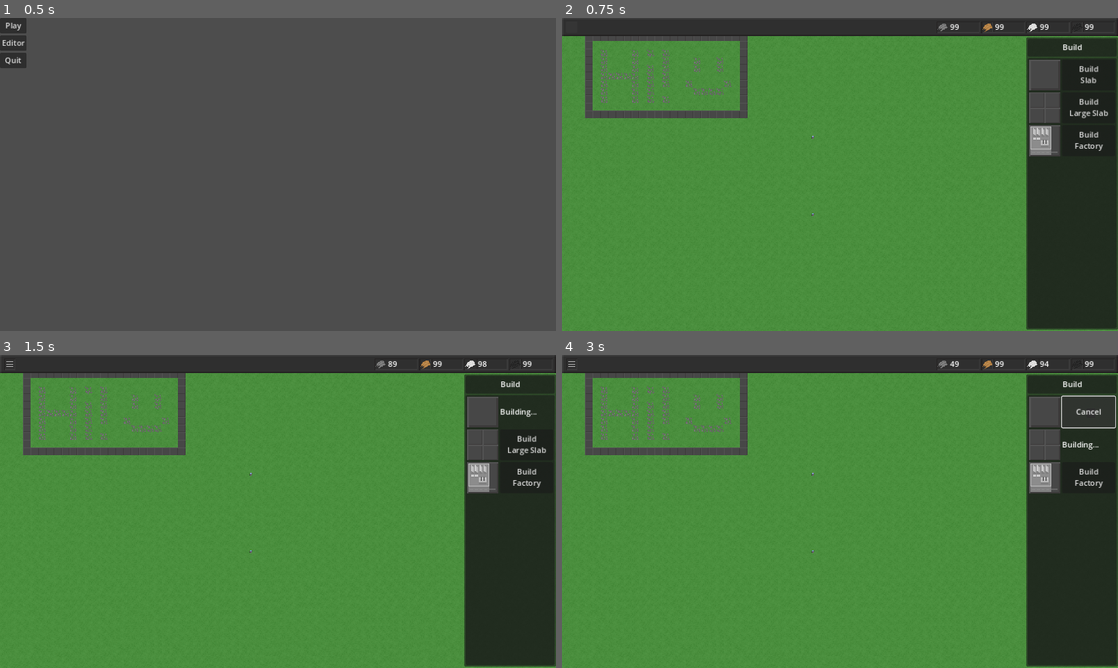
Above: before the commit, frames 1-4 (two rows, left to right).
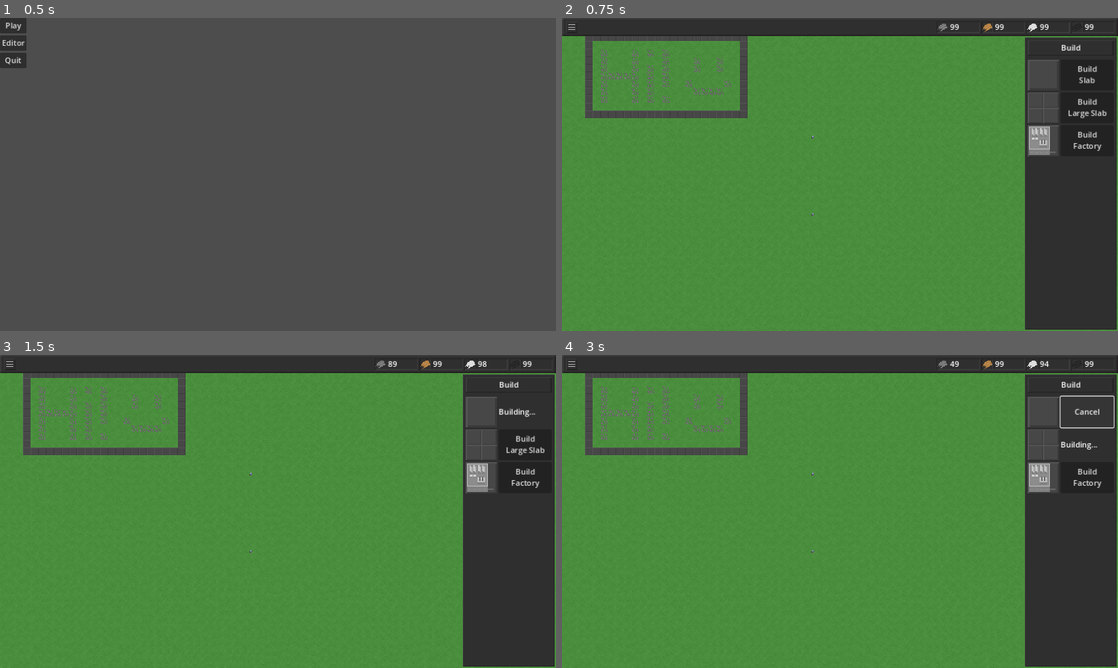
Above: after the commit, the same moments.

Repository: wssuomi/pirate-jam-14
Game: Godot game, scene res://scenes/main_menu.tscn
Same seed, same stepped clock (60 frames per second), same inputs: the game is played once before the commit and once after it.
Inputs:
- Up to frame 1 (0.5 s): no input
- Up to frame 2 (0.75 s): click "Play" at 0.5 s
- Up to frame 3 (1.5 s): click "Build Slab" at 1.25 s
- Up to frame 4 (3 s): click "Build Large Slab" at 2 s; click "Place" at 2.75 s

Frame 1 is identical in both runs. In frame 2, 1.5% of the frame differs, in the area x 1-100%, y 2-100%; in frame 3, 1.5%; in frame 4, 1.5%, in the area x 0-100%, y 1-100%.

Commit message:
added more menu sprites

Diff:
--- a/scenes/game.tscn
+++ b/scenes/game.tscn
@@ -1,9 +1,11 @@
-[gd_scene load_steps=20 format=3 uid="uid://6uwpprnvngbp"]
+[gd_scene load_steps=28 format=3 uid="uid://6uwpprnvngbp"]
 
 [ext_resource type="Script" path="res://scripts/Game.gd" id="1_astxb"]
 [ext_resource type="Script" path="res://scripts/Camera.gd" id="2_d63gu"]
 [ext_resource type="PackedScene" uid="uid://c0un25vuo1nmm" path="res://scenes/pause_menu.tscn" id="2_nbn5r"]
 [ext_resource type="Texture2D" uid="uid://jm1bhhp8ffsb" path="res://assets/map_tiles.png" id="3_ee80l"]
+[ext_resource type="Texture2D" uid="uid://dr6yxo7p8kuw" path="res://assets/side_menu_background.png" id="4_2yxa8"]
+[ext_resource type="Texture2D" uid="uid://bu4mn6i8vavn" path="res://assets/menu_title_background.png" id="5_vidrx"]
 [ext_resource type="Texture2D" uid="uid://b4r4fhn87fmlj" path="res://assets/top_bar.png" id="5_wedu5"]
 [ext_resource type="StyleBox" uid="uid://bytjq71w8uwm1" path="res://assets/resource.tres" id="6_c0pvi"]
 [ext_resource type="Texture2D" uid="uid://k75m7nff1uar" path="res://assets/iron_icon.png" id="7_fomvy"]
@@ -11,6 +13,13 @@
 [ext_resource type="Texture2D" uid="uid://drcew5y3os6os" path="res://assets/copper_icon_1.png" id="8_e2mof"]
 [ext_resource type="Texture2D" uid="uid://dnxkeswg4ckue" path="res://assets/pause_menu_button.png" id="8_etsvh"]
 [ext_resource type="Texture2D" uid="uid://bw6yl05yv6j1w" path="res://assets/copper_icon_0.png" id="10_58yyy"]
+[ext_resource type="Texture2D" uid="uid://bdo11j8h0vwei" path="res://assets/pause_menu_button_pushed.png" id="12_n2fay"]
+
+[sub_resource type="StyleBoxTexture" id="StyleBoxTexture_yobv3"]
+texture = ExtResource("4_2yxa8")
+
+[sub_resource type="StyleBoxTexture" id="StyleBoxTexture_islr6"]
+texture = ExtResource("5_vidrx")
 
 [sub_resource type="AtlasTexture" id="AtlasTexture_mpe62"]
 atlas = ExtResource("3_ee80l")
@@ -29,6 +38,15 @@
 
 [sub_resource type="StyleBoxTexture" id="StyleBoxTexture_rtws7"]
 texture = ExtResource("8_etsvh")
+
+[sub_resource type="StyleBoxTexture" id="StyleBoxTexture_veudi"]
+texture = ExtResource("8_etsvh")
+
+[sub_resource type="StyleBoxTexture" id="StyleBoxTexture_mlyhk"]
+texture = ExtResource("12_n2fay")
+
+[sub_resource type="StyleBoxTexture" id="StyleBoxTexture_h6m8d"]
+texture = ExtResource("12_n2fay")
 
 [sub_resource type="TileSetAtlasSource" id="TileSetAtlasSource_vnpe4"]
 texture = ExtResource("3_ee80l")
@@ -102,180 +120,185 @@
 [node name="SideBarBuild" type="Control" parent="CanvasLayer"]
 layout_mode = 3
 anchors_preset = 0
+offset_left = 959.0
+offset_top = 40.0
+offset_right = 1149.0
+offset_bottom = 645.0
+mouse_filter = 1
+
+[node name="Panel" type="Panel" parent="CanvasLayer/SideBarBuild"]
+texture_filter = 1
+layout_mode = 0
+offset_right = 190.0
+offset_bottom = 605.0
+mouse_filter = 1
+theme_override_styles/panel = SubResource("StyleBoxTexture_yobv3")
+
+[node name="Title" type="MarginContainer" parent="CanvasLayer/SideBarBuild"]
+layout_mode = 0
+offset_left = 6.0
+offset_top = 6.0
+offset_right = 184.0
+offset_bottom = 38.0
+
+[node name="Panel" type="Panel" parent="CanvasLayer/SideBarBuild/Title"]
+texture_filter = 1
+layout_mode = 2
+theme_override_styles/panel = SubResource("StyleBoxTexture_islr6")
+
+[node name="Label" type="Label" parent="CanvasLayer/SideBarBuild/Title"]
+layout_mode = 2
+size_flags_horizontal = 4
+text = "Build"
+
+[node name="Panel2" type="Panel" parent="CanvasLayer/SideBarBuild"]
+visible = false
+layout_mode = 2
+offset_left = 3.0
+offset_top = 43.0
+offset_right = 187.0
+offset_bottom = 602.0
+mouse_filter = 1
+
+[node name="BuildOptions" type="MarginContainer" parent="CanvasLayer/SideBarBuild"]
+layout_mode = 0
+offset_left = 6.0
+offset_top = 46.0
+offset_right = 184.0
+offset_bottom = 599.0
+
+[node name="VBoxContainer" type="VBoxContainer" parent="CanvasLayer/SideBarBuild/BuildOptions"]
+layout_mode = 2
+
+[node name="Slab" type="HBoxContainer" parent="CanvasLayer/SideBarBuild/BuildOptions/VBoxContainer"]
+layout_mode = 2
+size_flags_horizontal = 0
+size_flags_vertical = 4
+
+[node name="Picture" type="TextureRect" parent="CanvasLayer/SideBarBuild/BuildOptions/VBoxContainer/Slab"]
+texture_filter = 1
+custom_minimum_size = Vector2(64, 64)
+layout_mode = 2
+size_flags_horizontal = 4
+size_flags_vertical = 4
+texture = SubResource("AtlasTexture_mpe62")
+
+[node name="Button" type="Button" parent="CanvasLayer/SideBarBuild/BuildOptions/VBoxContainer/Slab"]
+custom_minimum_size = Vector2(110, 0)
+layout_mode = 2
+mouse_filter = 1
+text = "Build
+Slab"
+
+[node name="Timer" type="Timer" parent="CanvasLayer/SideBarBuild/BuildOptions/VBoxContainer/Slab"]
+one_shot = true
+
+[node name="Label" type="Label" parent="CanvasLayer/SideBarBuild/BuildOptions/VBoxContainer/Slab"]
+visible = false
+layout_mode = 2
+size_flags_horizontal = 4
+mouse_filter = 1
+text = "Building..."
+
+[node name="LargeSlab" type="HBoxContainer" parent="CanvasLayer/SideBarBuild/BuildOptions/VBoxContainer"]
+layout_mode = 2
+size_flags_horizontal = 0
+size_flags_vertical = 4
+
+[node name="Picture" type="TextureRect" parent="CanvasLayer/SideBarBuild/BuildOptions/VBoxContainer/LargeSlab"]
+texture_filter = 1
+custom_minimum_size = Vector2(64, 64)
+layout_mode = 2
+size_flags_horizontal = 4
+size_flags_vertical = 4
+texture = SubResource("AtlasTexture_1to33")
+
+[node name="Button" type="Button" parent="CanvasLayer/SideBarBuild/BuildOptions/VBoxContainer/LargeSlab"]
+custom_minimum_size = Vector2(110, 0)
+layout_mode = 2
+mouse_filter = 1
+text = "Build
+Large Slab"
+
+[node name="Timer" type="Timer" parent="CanvasLayer/SideBarBuild/BuildOptions/VBoxContainer/LargeSlab"]
+one_shot = true
+
+[node name="Label" type="Label" parent="CanvasLayer/SideBarBuild/BuildOptions/VBoxContainer/LargeSlab"]
+visible = false
+layout_mode = 2
+size_flags_horizontal = 4
+mouse_filter = 1
+text = "Building..."
+
+[node name="Factory" type="HBoxContainer" parent="CanvasLayer/SideBarBuild/BuildOptions/VBoxContainer"]
+layout_mode = 2
+size_flags_horizontal = 0
+size_flags_vertical = 4
+
+[node name="Picture" type="TextureRect" parent="CanvasLayer/SideBarBuild/BuildOptions/VBoxContainer/Factory"]
+texture_filter = 1
+custom_minimum_size = Vector2(64, 64)
+layout_mode = 2
+size_flags_horizontal = 4
+size_flags_vertical = 4
+texture = SubResource("AtlasTexture_ksces")
+
+[node name="Button" type="Button" parent="CanvasLayer/SideBarBuild/BuildOptions/VBoxContainer/Factory"]
+custom_minimum_size = Vector2(110, 0)
+layout_mode = 2
+mouse_filter = 1
+text = "Build
+Factory"
+
+[node name="Timer" type="Timer" parent="CanvasLayer/SideBarBuild/BuildOptions/VBoxContainer/Factory"]
+one_shot = true
+
+[node name="Label" type="Label" parent="CanvasLayer/SideBarBuild/BuildOptions/VBoxContainer/Factory"]
+visible = false
+layout_mode = 2
+size_flags_horizontal = 4
+mouse_filter = 1
+text = "Building..."
+
+[node name="SideBarUnitAction" type="Control" parent="CanvasLayer"]
+visible = false
+layout_mode = 3
+anchors_preset = 0
 offset_left = 962.0
 offset_top = 40.0
 offset_right = 1152.0
 offset_bottom = 645.0
 mouse_filter = 1
 
-[node name="Panel" type="Panel" parent="CanvasLayer/SideBarBuild"]
+[node name="Panel" type="Panel" parent="CanvasLayer/SideBarUnitAction"]
 layout_mode = 0
 offset_right = 190.0
 offset_bottom = 605.0
 mouse_filter = 1
 
-[node name="Title" type="MarginContainer" parent="CanvasLayer/SideBarBuild"]
+[node name="MarginContainer" type="MarginContainer" parent="CanvasLayer/SideBarUnitAction"]
 layout_mode = 0
 offset_left = 3.0
 offset_top = 3.0
 offset_right = 187.0
 offset_bottom = 40.0
 
-[node name="Panel" type="Panel" parent="CanvasLayer/SideBarBuild/Title"]
-layout_mode = 2
-
-[node name="Label" type="Label" parent="CanvasLayer/SideBarBuild/Title"]
-layout_mode = 2
-size_flags_horizontal = 4
-text = "Build"
-
-[node name="Panel2" type="Panel" parent="CanvasLayer/SideBarBuild"]
-layout_mode = 2
+[node name="Panel" type="Panel" parent="CanvasLayer/SideBarUnitAction/MarginContainer"]
+layout_mode = 2
+mouse_filter = 1
+
+[node name="Label" type="Label" parent="CanvasLayer/SideBarUnitAction/MarginContainer"]
+layout_mode = 2
+size_flags_horizontal = 4
+mouse_filter = 1
+text = "Action"
+
+[node name="Actions" type="MarginContainer" parent="CanvasLayer/SideBarUnitAction"]
+layout_mode = 0
 offset_left = 3.0
 offset_top = 43.0
 offset_right = 187.0
 offset_bottom = 602.0
-mouse_filter = 1
-
-[node name="BuildOptions" type="MarginContainer" parent="CanvasLayer/SideBarBuild"]
-layout_mode = 0
-offset_left = 6.0
-offset_top = 46.0
-offset_right = 184.0
-offset_bottom = 599.0
-
-[node name="VBoxContainer" type="VBoxContainer" parent="CanvasLayer/SideBarBuild/BuildOptions"]
-layout_mode = 2
-
-[node name="Slab" type="HBoxContainer" parent="CanvasLayer/SideBarBuild/BuildOptions/VBoxContainer"]
-layout_mode = 2
-size_flags_horizontal = 0
-size_flags_vertical = 4
-
-[node name="Picture" type="TextureRect" parent="CanvasLayer/SideBarBuild/BuildOptions/VBoxContainer/Slab"]
-texture_filter = 1
-custom_minimum_size = Vector2(64, 64)
-layout_mode = 2
-size_flags_horizontal = 4
-size_flags_vertical = 4
-texture = SubResource("AtlasTexture_mpe62")
-
-[node name="Button" type="Button" parent="CanvasLayer/SideBarBuild/BuildOptions/VBoxContainer/Slab"]
-custom_minimum_size = Vector2(110, 0)
-layout_mode = 2
-mouse_filter = 1
-text = "Build
-Slab"
-
-[node name="Timer" type="Timer" parent="CanvasLayer/SideBarBuild/BuildOptions/VBoxContainer/Slab"]
-one_shot = true
-
-[node name="Label" type="Label" parent="CanvasLayer/SideBarBuild/BuildOptions/VBoxContainer/Slab"]
-visible = false
-layout_mode = 2
-size_flags_horizontal = 4
-mouse_filter = 1
-text = "Building..."
-
-[node name="LargeSlab" type="HBoxContainer" parent="CanvasLayer/SideBarBuild/BuildOptions/VBoxContainer"]
-layout_mode = 2
-size_flags_horizontal = 0
-size_flags_vertical = 4
-
-[node name="Picture" type="TextureRect" parent="CanvasLayer/SideBarBuild/BuildOptions/VBoxContainer/LargeSlab"]
-texture_filter = 1
-custom_minimum_size = Vector2(64, 64)
-layout_mode = 2
-size_flags_horizontal = 4
-size_flags_vertical = 4
-texture = SubResource("AtlasTexture_1to33")
-
-[node name="Button" type="Button" parent="CanvasLayer/SideBarBuild/BuildOptions/VBoxContainer/LargeSlab"]
-custom_minimum_size = Vector2(110, 0)
-layout_mode = 2
-mouse_filter = 1
-text = "Build
-Large Slab"
-
-[node name="Timer" type="Timer" parent="CanvasLayer/SideBarBuild/BuildOptions/VBoxContainer/LargeSlab"]
-one_shot = true
-
-[node name="Label" type="Label" parent="CanvasLayer/SideBarBuild/BuildOptions/VBoxContainer/LargeSlab"]
-visible = false
-layout_mode = 2
-size_flags_horizontal = 4
-mouse_filter = 1
-text = "Building..."
-
-[node name="Factory" type="HBoxContainer" parent="CanvasLayer/SideBarBuild/BuildOptions/VBoxContainer"]
-layout_mode = 2
-size_flags_horizontal = 0
-size_flags_vertical = 4
-
-[node name="Picture" type="TextureRect" parent="CanvasLayer/SideBarBuild/BuildOptions/VBoxContainer/Factory"]
-texture_filter = 1
-custom_minimum_size = Vector2(64, 64)
-layout_mode = 2
-size_flags_horizontal = 4
-size_flags_vertical = 4
-texture = SubResource("AtlasTexture_ksces")
-
-[node name="Button" type="Button" parent="CanvasLayer/SideBarBuild/BuildOptions/VBoxContainer/Factory"]
-custom_minimum_size = Vector2(110, 0)
-layout_mode = 2
-mouse_filter = 1
-text = "Build
-Factory"
-
-[node name="Timer" type="Timer" parent="CanvasLayer/SideBarBuild/BuildOptions/VBoxContainer/Factory"]
-one_shot = true
-
-[node name="Label" type="Label" parent="CanvasLayer/SideBarBuild/BuildOptions/VBoxContainer/Factory"]
-visible = false
-layout_mode = 2
-size_flags_horizontal = 4
-mouse_filter = 1
-text = "Building..."
-
-[node name="SideBarUnitAction" type="Control" parent="CanvasLayer"]
-visible = false
-layout_mode = 3
-anchors_preset = 0
-offset_left = 962.0
-offset_top = 40.0
-offset_right = 1152.0
-offset_bottom = 645.0
-mouse_filter = 1
-
-[node name="Panel" type="Panel" parent="CanvasLayer/SideBarUnitAction"]
-layout_mode = 0
-offset_right = 190.0
-offset_bottom = 605.0
-mouse_filter = 1
-
-[node name="MarginContainer" type="MarginContainer" parent="CanvasLayer/SideBarUnitAction"]
-layout_mode = 0
-offset_left = 3.0
-offset_top = 3.0
-offset_right = 187.0
-offset_bottom = 40.0
-
-[node name="Panel" type="Panel" parent="CanvasLayer/SideBarUnitAction/MarginContainer"]
-layout_mode = 2
-mouse_filter = 1
-
-[node name="Label" type="Label" parent="CanvasLayer/SideBarUnitAction/MarginContainer"]
-layout_mode = 2
-size_flags_horizontal = 4
-mouse_filter = 1
-text = "Action"
-
-[node name="Actions" type="MarginContainer" parent="CanvasLayer/SideBarUnitAction"]
-layout_mode = 0
-offset_left = 3.0
-offset_top = 43.0
-offset_right = 187.0
-offset_bottom = 602.0
 
 [node name="Panel" type="Panel" parent="CanvasLayer/SideBarUnitAction/Actions"]
 layout_mode = 2
@@ -450,6 +473,9 @@
 offset_bottom = 31.0
 mouse_filter = 1
 theme_override_styles/normal = SubResource("StyleBoxTexture_rtws7")
+theme_override_styles/hover = SubResource("StyleBoxTexture_veudi")
+theme_override_styles/pressed = SubResource("StyleBoxTexture_mlyhk")
+theme_override_styles/focus = SubResource("StyleBoxTexture_h6m8d")
 
 [node name="Map" type="TileMap" parent="."]
 texture_filter = 1
Binary file added: assets/menu_title_background.png
Not shown, added: assets/menu_title_background.png.import
Binary file changed: assets/pause_menu_button.png
Binary file added: assets/pause_menu_button_pushed.png
Not shown, added: assets/pause_menu_button_pushed.png.import
Binary file added: assets/side_menu_background.png
Not shown, added: assets/side_menu_background.png.import
Not shown, added: project_files/menu_title_background.kra
Not shown, changed: project_files/pause_menu_button.kra
Not shown, added: project_files/side_menu_background.kra
